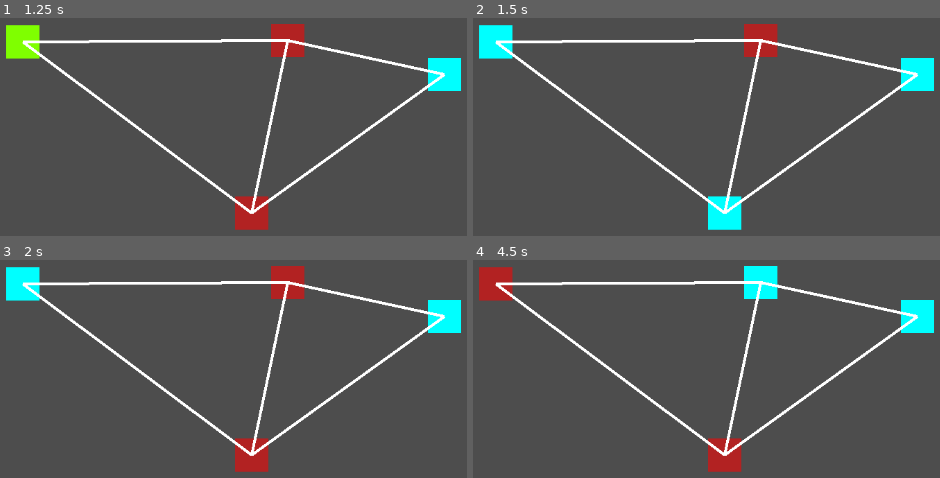
Above: before the commit, frames 1-4 (two rows, left to right).
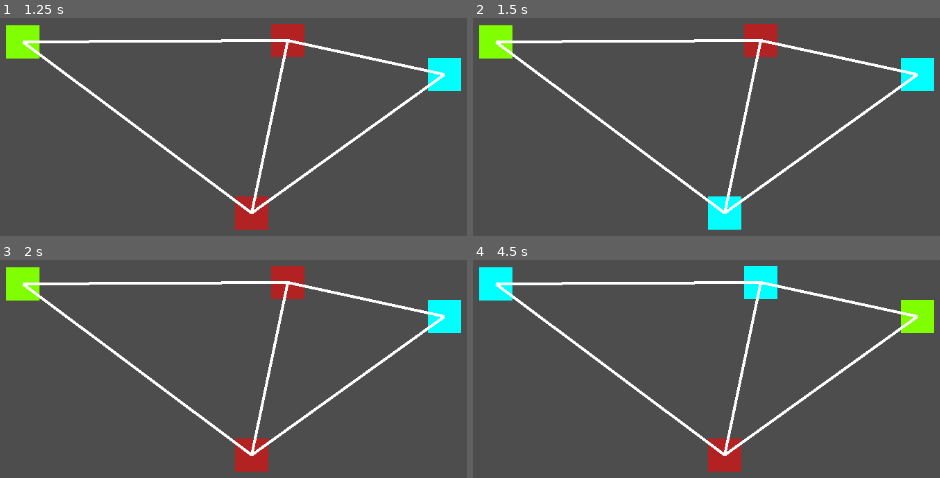
Above: after the commit, the same moments.

Repository: Piggward/KL-NK
Game: Godot game, scene res://scenes/maps_ui/maps_ui.tscn
Two runs of this game, one before a commit and one after it. Both use one fixed random seed, a clock stepped at 60 frames per second and the inputs below. This scene is started directly instead of the project's main scene.
Inputs (mouse positions are in pixels of both pictures, inside the frame that each line leads up to):
- Up to frame 1 (1.25 s): tap Enter at 0.5 s; drag from (23, 41) to (252, 212) at 0.52 s
- Up to frame 2 (1.5 s): tap Space at 1.25 s; drag from (496, 41) to (725, 212) at 1.27 s
- Up to frame 3 (2 s): no input
- Up to frame 4 (4.5 s): tap Enter at 2, 3.5 s; hold Right mouse button (right_mouse) 2.03-2.75 s; click (725, 454) at 2.3 s; tap Space at 2.75, 4.25 s; drag from (725, 454) to (916, 316) at 2.77 s; drag from (916, 316) to (762, 281) at 3.52 s; drag from (916, 316) to (762, 281) at 4.27 s

Frame 1 is identical in both runs. In frame 2, 1.1% of the frame differs, in the area x 1-9%, y 3-19%; in frame 3, 1.1%; in frame 4, 2.1%, in the area x 1-99%, y 3-34%.
Error after the commit: Invalid access to property or key 'state' on a base object of type 'Control (TileUI)'. (res://scenes/tile_ui/tile_selected_state.gd:9)

Commit message:
Fix reset cardstate of select

Diff:
--- /dev/null
+++ b/global/events.gd
@@ -0,0 +1,8 @@
+extends Node
+#
+#signal card_played(card: Card)
+#signal card_purchased(card: Card)
+#signal card_removed(card: Card)
+#signal turn_ended(card: Card)
+
+signal tiles_reset_all(sender: TileUI)
--- a/project.godot
+++ b/project.godot
@@ -14,6 +14,10 @@
 run/main_scene="res://scenes/tile_ui/tile_ui.tscn"
 config/features=PackedStringArray("4.2", "Mobile")
 config/icon="res://Art/Clank!/ClankProjectIcon.png"
+
+[autoload]
+
+Events="*res://global/events.gd"
 
 [input]
 
--- a/scenes/tile_ui/tile_selected_state.gd
+++ b/scenes/tile_ui/tile_selected_state.gd
@@ -6,4 +6,5 @@
 
 func on_gui_input(event: InputEvent) -> void:
 	if event.is_action_pressed("left_mouse"):
+		Events.tiles_reset_all.emit(tile_ui.state)
 		transition_requested.emit(self, TileState.State.FOCUSED)
--- a/scenes/tile_ui/tile_state_machine.gd
+++ b/scenes/tile_ui/tile_state_machine.gd
@@ -7,6 +7,7 @@
 var states:= {}
 
 func init(tile: TileUI) -> void:
+	Events.tiles_reset_all.connect(_on_reset)
 	for child in get_children():
 		if child is TileState:
 			states[child.state] = child
@@ -29,6 +30,18 @@
 	if current_state:
 		current_state.on_mouse_exited()
 
+func _on_reset(sender: TileState) -> void:
+	if current_state == sender:
+		print(current_state, sender, "was the same!")
+		return
+
+	if current_state:
+		current_state.exit()
+
+	var new_state = states[TileState.State.IDLE]
+	new_state.enter()
+	current_state = new_state
+
 func _on_transition_requested(from: TileState, to: TileState.State) -> void:
 	if from != current_state:
 		return
--- a/scenes/tile_ui/tile_states/tile_focused_state.gd
+++ b/scenes/tile_ui/tile_states/tile_focused_state.gd
@@ -8,7 +8,8 @@
 
 func on_gui_input(event: InputEvent) -> void:
 	if event.is_action_pressed("left_mouse"):
-		print("Calculating neighbouring tiles for %s" % tile_ui.name)
+		Events.tiles_reset_all.emit(self)
+		#print("Calculating neighbouring tiles for %s" % tile_ui.name)
 		tile_ui.available_neighbouring_tiles()
 
 		transition_requested.emit(self, TileState.State.SELECTED)
--- a/scenes/tile_ui/tile_ui.gd
+++ b/scenes/tile_ui/tile_ui.gd
@@ -29,7 +29,7 @@
 
 		var tile_state = tile.tile_state_machine.current_state
 		tile_state.transition_requested.emit(tile_state, TileState.State.FOCUSED)
-		print(tile_state_machine.current_state)
+		#print(tile_state_machine.current_state)
 		tiles.append(tile)
-		print("%s leads to %s" % [road.name, tile.name])
+		#print("%s leads to %s" % [road.name, tile.name])
 	return tiles
